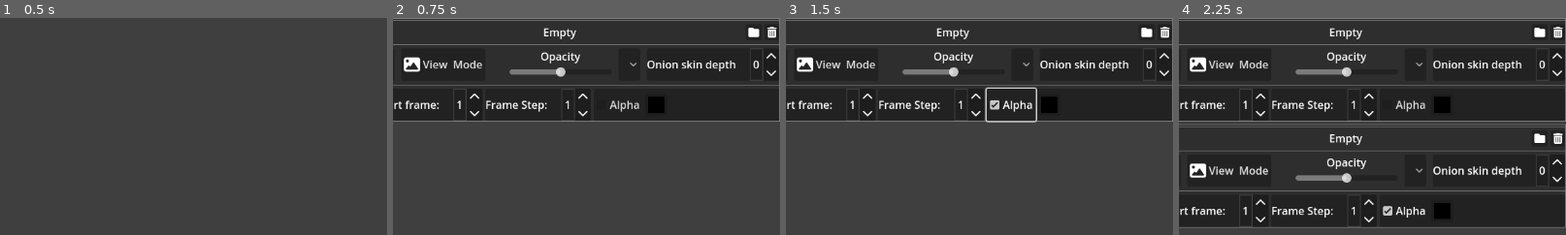
Above: before the commit, frames 1-4 (left to right).
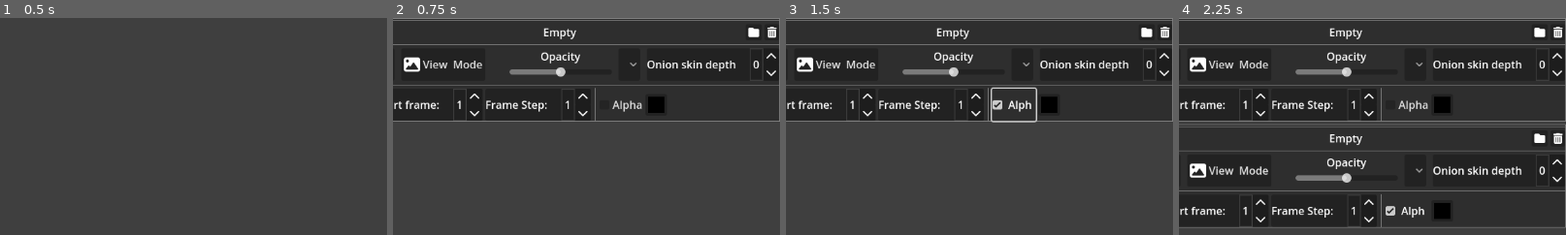
Above: after the commit, the same moments.

Repository: NectoT/GodotLayeredSlideshows
Game: Godot game, scene res://scenes/App.tscn
Same seed, same stepped clock (60 frames per second), same inputs: the game is played once before the commit and once after it.
Inputs:
- Up to frame 1 (0.5 s): no input
- Up to frame 2 (0.75 s): click "Create new layer" at 0.5 s
- Up to frame 3 (1.5 s): click "Alpha" at 1.25 s
- Up to frame 4 (2.25 s): click "Create new layer" at 2 s
The pictures show only the part of the screen within x 50-100%, y 5-55%; the shares and areas given below are measured in that part.

Frame 1 is identical in both runs. In frame 2, 0.3% of the frame differs, in the area x 52-65%, y 32-48%; in frame 3, 0.5%; in frame 4, 0.6%, in the area x 52-65%, y 32-97%.

Commit message:
Визуальная правка интерфейса настроек слоя

Diff:
--- a/scenes/LayerConfig.tscn
+++ b/scenes/LayerConfig.tscn
@@ -20,6 +20,9 @@
 border_width_right = 1
 border_width_bottom = 1
 border_color = Color(0.541176, 0.541176, 0.541176, 1)
+
+[sub_resource type="StyleBoxFlat" id="StyleBoxFlat_u05gm"]
+bg_color = Color(0.180392, 0.180392, 0.180392, 0)
 
 [node name="LayerConfig" type="PanelContainer" node_paths=PackedStringArray("file_dialog", "visibility_button", "opacity_slider", "onion_skin_selector", "onion_skin_frame_input", "onion_skin_depth_input", "directory_name_label", "start_frame_input")]
 custom_minimum_size = Vector2(0, 50)
@@ -148,21 +151,26 @@
 number = 1
 min_number = -1000
 
-[node name="AlphaPanel" type="PanelContainer" parent="VBoxContainer/LowerSettings"]
+[node name="HBoxContainer" type="HBoxContainer" parent="VBoxContainer/LowerSettings"]
 layout_mode = 2
 size_flags_horizontal = 3
 
-[node name="VBoxContainer" type="HBoxContainer" parent="VBoxContainer/LowerSettings/AlphaPanel"]
+[node name="VSeparator" type="VSeparator" parent="VBoxContainer/LowerSettings/HBoxContainer"]
 layout_mode = 2
 
-[node name="CheckBox" type="CheckBox" parent="VBoxContainer/LowerSettings/AlphaPanel/VBoxContainer"]
+[node name="CheckBox" type="CheckBox" parent="VBoxContainer/LowerSettings/HBoxContainer"]
 layout_mode = 2
+theme_override_styles/normal = SubResource("StyleBoxFlat_u05gm")
 text = "Alpha"
 
-[node name="ColorPickerButton" type="ColorPickerButton" parent="VBoxContainer/LowerSettings/AlphaPanel/VBoxContainer"]
+[node name="ColorPickerButton" type="ColorPickerButton" parent="VBoxContainer/LowerSettings/HBoxContainer"]
 custom_minimum_size = Vector2(32, 32)
 layout_mode = 2
 size_flags_vertical = 4
+
+[node name="VSeparator2" type="VSeparator" parent="VBoxContainer/LowerSettings"]
+visible = false
+layout_mode = 2
 
 [connection signal="pressed" from="VBoxContainer/HBoxContainer2/DirectoryButton" to="." method="_on_directory_button_pressed"]
 [connection signal="pressed" from="VBoxContainer/HBoxContainer2/DeleteButton" to="." method="_on_delete_button_pressed"]
@@ -174,5 +182,5 @@
 [connection signal="number_changed" from="VBoxContainer/HBoxContainer/OnionSkinFrame" to="." method="_on_onion_skin_frame_input_changed"]
 [connection signal="number_changed" from="VBoxContainer/LowerSettings/StartFrame" to="." method="_on_frame_start_input_changed"]
 [connection signal="number_changed" from="VBoxContainer/LowerSettings/FrameStep" to="." method="_on_frame_step_input_changed"]
-[connection signal="toggled" from="VBoxContainer/LowerSettings/AlphaPanel/VBoxContainer/CheckBox" to="." method="_on_alpha_checkbox_toggled"]
-[connection signal="color_changed" from="VBoxContainer/LowerSettings/AlphaPanel/VBoxContainer/ColorPickerButton" to="." method="_on_alpha_color_changed"]
+[connection signal="toggled" from="VBoxContainer/LowerSettings/HBoxContainer/CheckBox" to="." method="_on_alpha_checkbox_toggled"]
+[connection signal="color_changed" from="VBoxContainer/LowerSettings/HBoxContainer/ColorPickerButton" to="." method="_on_alpha_color_changed"]
Not shown: 1 places in scenes/LayerConfig.tscn that only renumber resources
